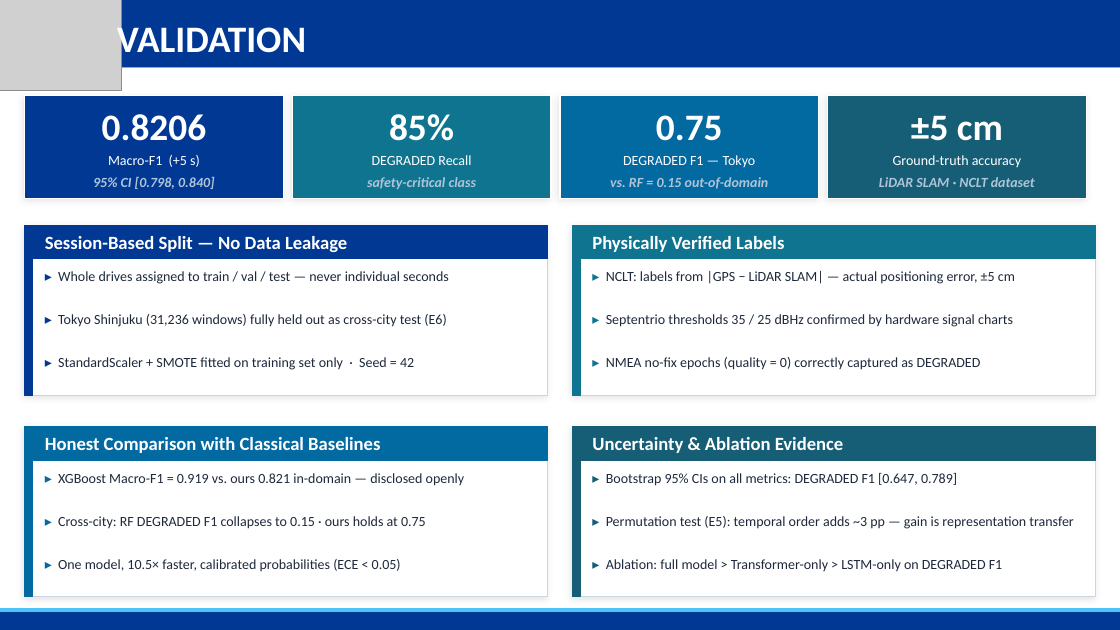
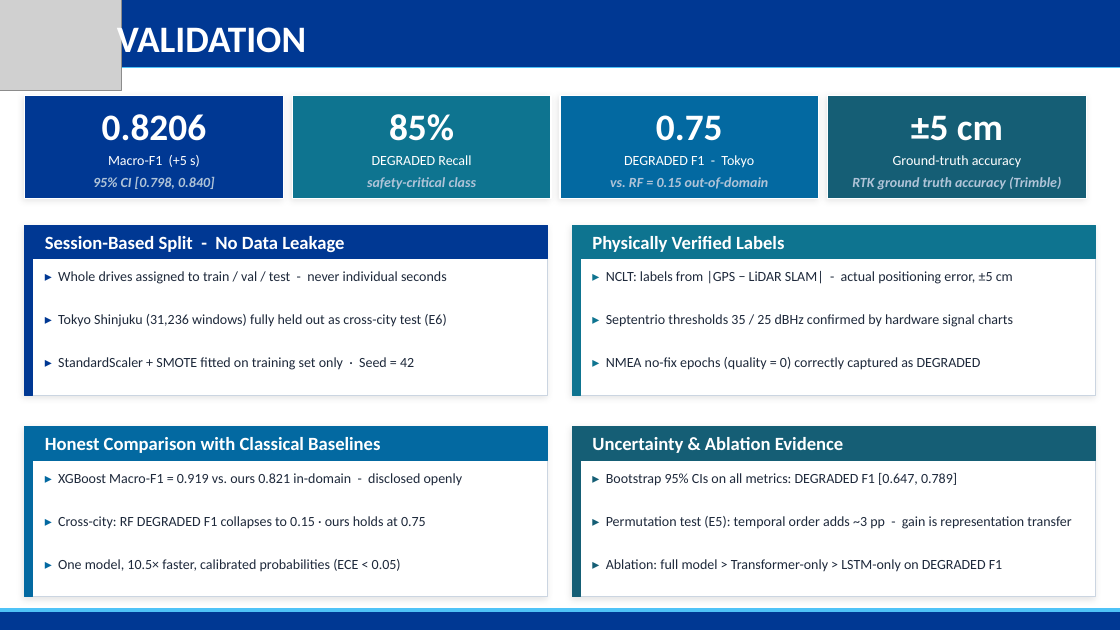
Before and after one commit to Jorshuare/AI-Based-Prediction-for-GNSS-Signal-Degradation, a slide deck: slide 34 of docs/SENTINEL_GNSS_Presentation.pptx (slide 33 before the commit). Drawn at 1120x630 pixels with LibreOffice and Linux fonts; fonts in the diff are those of the drawing; grey boxes stand for pictures; background and template pictures are left out. Boxes give left, top, right and bottom in pixels: in the first picture for what was removed or moved away, otherwise in the second. Text is boxed around its words. In the diff, an @@ line names an element or a change of style, - is before the commit and + after.

```diff
--- a/docs/SENTINEL_GNSS_Presentation.pptx
+++ b/docs/SENTINEL_GNSS_Presentation.pptx
@@ text at <box>624,155,754,168</box>: text changed @@
-DEGRADED F1 — Tokyo
+DEGRADED F1 - Tokyo
@@ text at <box>852,177,1061,190</box>: text changed @@
-LiDAR SLAM · NCLT dataset
+RTK ground truth accuracy (Trimble)
@@ text at <box>45,236,344,252</box>: text changed @@
-Session-Based Split — No Data Leakage
+Session-Based Split - No Data Leakage
@@ text at <box>58,271,447,284</box>: text changed @@
-▸ Whole drives assigned to train / val / test — never individual seconds
+▸ Whole drives assigned to train / val / test - never individual seconds
@@ text at <box>606,271,1013,284</box>: text changed @@
-▸ NCLT: labels from |GPS − LiDAR SLAM| — actual positioning error, ±5 cm
+▸ NCLT: labels from |GPS − LiDAR SLAM| - actual positioning error, ±5 cm
@@ text at <box>58,473,463,486</box>: text changed @@
-▸ XGBoost Macro-F1 = 0.919 vs. ours 0.821 in-domain — disclosed openly
+▸ XGBoost Macro-F1 = 0.919 vs. ours 0.821 in-domain - disclosed openly
@@ text at <box>606,516,1071,529</box>: text changed @@
-▸ Permutation test (E5): temporal order adds ~3 pp — gain is representation transfer
+▸ Permutation test (E5): temporal order adds ~3 pp - gain is representation transfer
```
Also in this commit, not shown: 20 other slides changed, 1 slide added, 46 other files.
